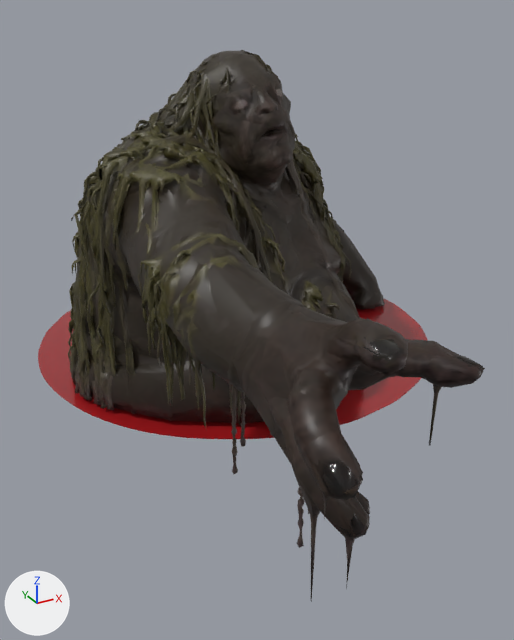
What one commit did to the glTF model dnd/vtt/board3d/assets/minis/drowner-meshy.glb.
One viewpoint serves both versions: a 50 mm lens placed at (-0.803, -1.583, 0.827), pointed at (-0.102, -0.308, 0.19). Arrows for +X, +Y and +Z are at lower left; the lights stay in place. The first picture is the older version. Where no turn or scale is listed for an object, it has been applied to the vertices.

In view in the first picture: 'drowner-meshy_lod0_body', 'drowner-meshy_lod0_pool', 'drowner-meshy_lod1_body', 'drowner-meshy_lod1_pool', 'drowner-meshy_lod2_body', 'drowner-meshy_lod2_pool'.
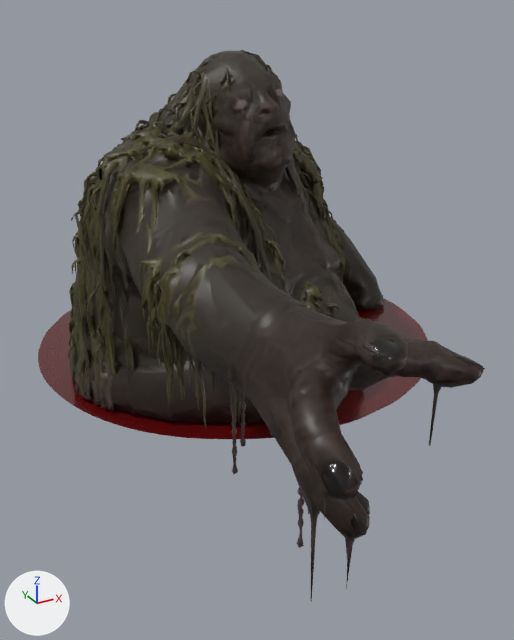
What differs and where, as boxes (x1, y1, x2, y2) in the pictures (514 x 640 px):
'drowner-meshy_lod2_pool', recoloured: (39, 302, 428, 439) in both
'drowner-meshy_lod1_pool', recoloured: (38, 300, 426, 439) in both
'drowner-meshy_lod0_pool', recoloured: (38, 299, 427, 439) in both

The change in detail:
Material 'blood' (mat_blood) changes colour from red #a01a1e to dark red #5c0a0d; in linear values from (0.352, 0.0103, 0.013) to (0.107, 0.00304, 0.00402).
